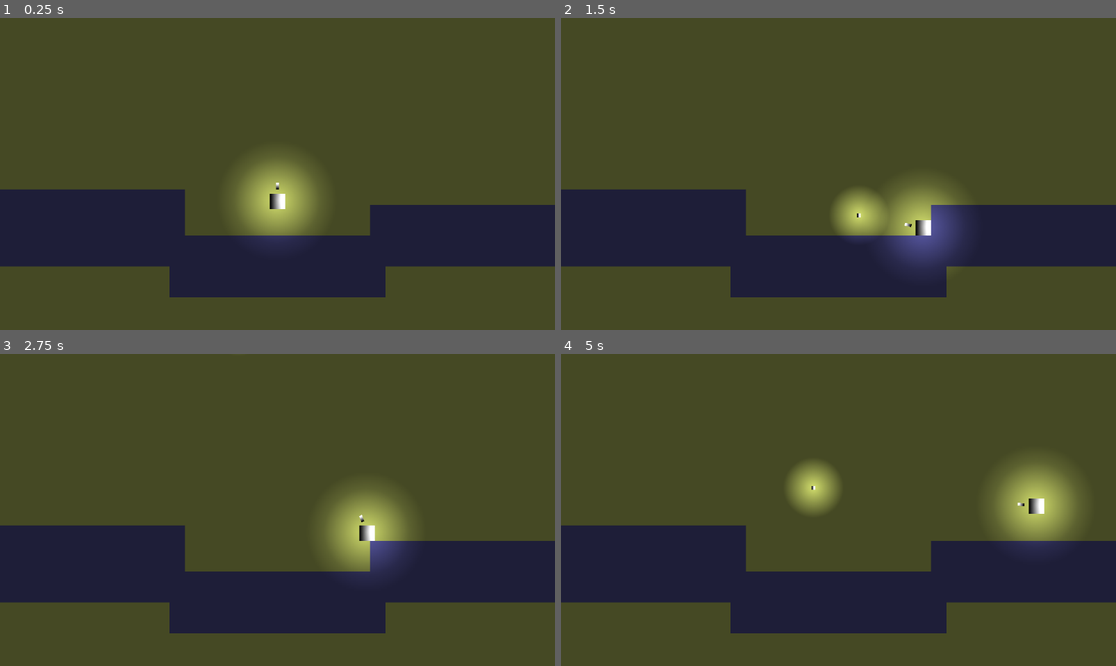
Above: before the commit, frames 1-4 (two rows, left to right).
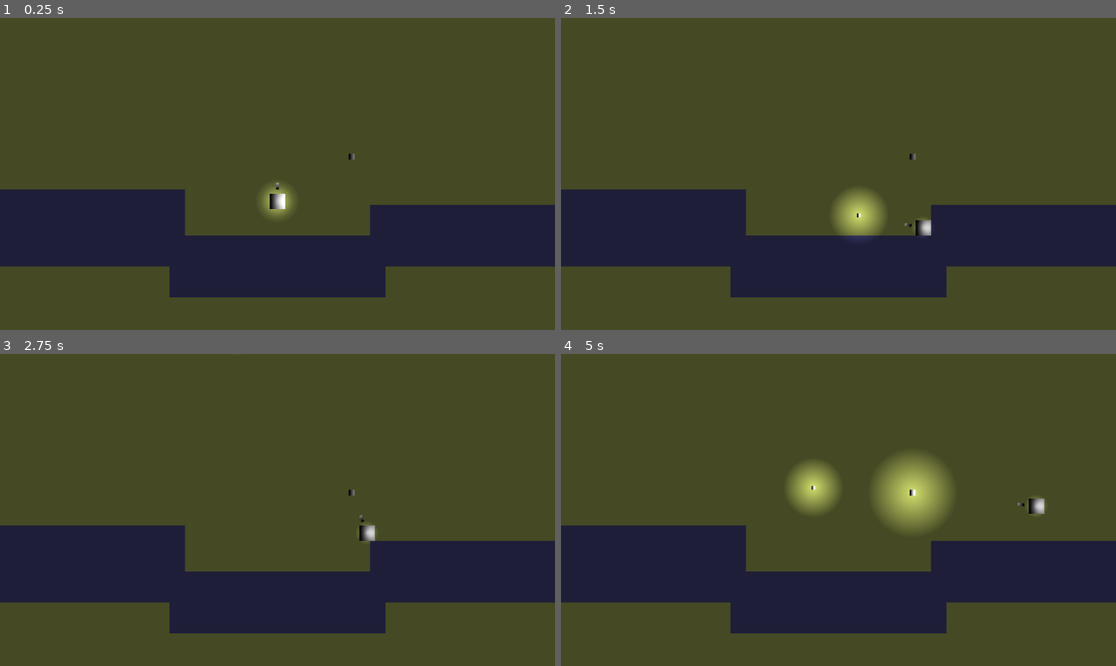
Above: after the commit, the same moments.

Repository: appellatebaton0/winter-zotjam-2026
Game: Godot game, scene res://scenes/main.tscn
The game is run twice, just before and just after one commit, with the same random seed, the same clock (stepped at 60 frames per second) and the same inputs.
Inputs (mouse positions are in pixels of both pictures, inside the frame that each line leads up to):
- Up to frame 1 (0.25 s): no input
- Up to frame 2 (1.5 s): tap Enter at 0.5 s; move the mouse to (960, 158) at 0.52 s; hold D (Right) from 0.53 s (still down); tap Q (Fire) at 0.6, 1.35 s; tap Space (Jump) at 0.77 s; move the mouse to (727, 189) at 1.27 s
- Up to frame 3 (2.75 s): tap Space (Jump) at 1.52 s; move the mouse to (333, 441) at 2.02 s; release D (Right) at 2.03 s; hold A (Left) from 2.03 s (still down); tap Q (Fire) at 2.1 s
- Up to frame 4 (5 s): move the mouse to (810, 572) at 2.77 s; release A (Left) at 2.78 s; hold D (Right) 2.78-4.28 s; tap Q (Fire) at 2.85, 3.6, 4.35 s; tap Space (Jump) at 3.02, 3.77, 4.52 s; move the mouse to (1005, 556) at 3.52 s; move the mouse to (672, 463) at 4.27 s; hold A (Left) from 4.28 s (still down)

The runs differ from the first frame. In frame 1, 3.3% of the frame differs, in the area x 42-64%, y 43-72%; in frame 2, 3.2%; in frame 3, 3.3%; in frame 4, 5.9%, in the area x 56-94%, y 32-62%.

Commit message:
h0.6 - Lights
Made a working version of the Lights.

Diff:
--- a/project.godot
+++ b/project.godot
@@ -22,6 +22,7 @@
 [global_group]
 
 Level=""
+Player=""
 
 [input]
 
--- /dev/null
+++ b/scenes/light.tscn
@@ -0,0 +1,46 @@
+[gd_scene load_steps=8 format=3 uid="uid://yl56sogkhuv3"]
+
+[ext_resource type="Script" uid="uid://mp07pimhmyp5" path="res://scripts/light.gd" id="1_24oxn"]
+
+[sub_resource type="CircleShape2D" id="CircleShape2D_24oxn"]
+radius = 42.426407
+
+[sub_resource type="CircleShape2D" id="CircleShape2D_cur4t"]
+radius = 11.0
+
+[sub_resource type="Gradient" id="Gradient_cur4t"]
+
+[sub_resource type="GradientTexture2D" id="GradientTexture2D_24oxn"]
+gradient = SubResource("Gradient_cur4t")
+width = 6
+height = 6
+use_hdr = true
+
+[sub_resource type="Gradient" id="Gradient_2e2gu"]
+colors = PackedColorArray(1, 1, 1, 1, 0, 0, 0, 1)
+
+[sub_resource type="GradientTexture2D" id="GradientTexture2D_ky1i4"]
+gradient = SubResource("Gradient_2e2gu")
+fill = 1
+fill_from = Vector2(0.5, 0.5)
+fill_to = Vector2(0.5, 0)
+
+[node name="Light" type="Area2D"]
+script = ExtResource("1_24oxn")
+
+[node name="CollisionShape2D" type="CollisionShape2D" parent="."]
+shape = SubResource("CircleShape2D_24oxn")
+
+[node name="LightHit" type="Area2D" parent="."]
+
+[node name="CollisionShape2D" type="CollisionShape2D" parent="LightHit"]
+shape = SubResource("CircleShape2D_cur4t")
+
+[node name="Sprite2D" type="Sprite2D" parent="."]
+texture = SubResource("GradientTexture2D_24oxn")
+
+[node name="PointLight2D" type="PointLight2D" parent="."]
+texture = SubResource("GradientTexture2D_ky1i4")
+texture_scale = 1.5
+
+[connection signal="area_entered" from="LightHit" to="." method="_on_hit_area_entered"]
--- a/scenes/main.tscn
+++ b/scenes/main.tscn
@@ -1,7 +1,8 @@
-[gd_scene load_steps=5 format=4 uid="uid://b01gj26t2h5w"]
+[gd_scene load_steps=6 format=4 uid="uid://b01gj26t2h5w"]
 
 [ext_resource type="PackedScene" uid="uid://dibn36a50scbs" path="res://scenes/player.tscn" id="1_o5qli"]
 [ext_resource type="Texture2D" uid="uid://ev82jq40fpv4" path="res://assets/textures/tileset.png" id="2_0wfyh"]
+[ext_resource type="PackedScene" uid="uid://yl56sogkhuv3" path="res://scenes/light.tscn" id="3_sugp2"]
 
 [sub_resource type="TileSetAtlasSource" id="TileSetAtlasSource_sugp2"]
 texture = ExtResource("2_0wfyh")
@@ -30,5 +31,8 @@
 [node name="Camera2D" type="Camera2D" parent="."]
 zoom = Vector2(2, 2)
 
+[node name="Light" parent="." instance=ExtResource("3_sugp2")]
+position = Vector2(77, -18)
+
 [node name="CanvasModulate" type="CanvasModulate" parent="."]
 color = Color(0.48570347, 0.48570353, 0.48570347, 1)
--- a/scenes/player.tscn
+++ b/scenes/player.tscn
@@ -29,7 +29,7 @@
 fill_from = Vector2(0.49532712, 0.4906542)
 fill_to = Vector2(0.43925235, 0)
 
-[node name="Player" type="CharacterBody2D"]
+[node name="Player" type="CharacterBody2D" groups=["Player"]]
 script = ExtResource("1_3vyb7")
 
 [node name="CollisionShape2D" type="CollisionShape2D" parent="."]
--- a/scripts/bullet.gd
+++ b/scripts/bullet.gd
@@ -1,5 +1,6 @@
 class_name Bullet extends Area2D
 
+@export var charge_amount := 1.0
 @export var speed := 7.0
 
 var direction:Vector2
--- /dev/null
+++ b/scripts/light.gd
@@ -0,0 +1,32 @@
+class_name Light extends Area2D
+
+@onready var player:Player = get_tree().get_first_node_in_group("Player")
+
+@onready var hit := $LightHit
+@onready var light := $PointLight2D
+
+@export var charge_amount := 2.0 # How long the light stays on for, at least.
+var charge_time := 0.0
+
+func change_light_state(to:bool) -> bool:
+	if light.enabled == to: return false
+
+	light.enabled = to
+	return true
+
+func _on_hit_area_entered(area: Area2D) -> void: if area is Bullet:
+
+	charge_time = charge_amount * area.charge_amount
+
+	change_light_state(true)
+
+func _process(delta: float) -> void:
+	if charge_time == 0:
+		change_light_state(false)
+		charge_time = -1
+	elif charge_time > 0:
+		charge_time = move_toward(charge_time, 0, delta)
+
+
+	if get_overlapping_bodies().has(player) and light.enabled:
+		player.light_amount += delta * 2
--- a/scripts/player.gd
+++ b/scripts/player.gd
@@ -1,4 +1,9 @@
 class_name Player extends CharacterBody2D
+
+# Light
+
+var light_amount := 1.0
+@onready var light := $PointLight2D
 
 # Gun
 
@@ -61,7 +66,16 @@
 
 	move_and_slide()
 
-func _process(_delta: float) -> void:
+func _process(delta: float) -> void:
+
+	# Light
+
+	light_amount = move_toward(min(light_amount, 2.0), 0.0, delta)
+
+	light.texture_scale = clamp(light_amount, 0.4, 1.5)
+
+
+	# Gun
 
 	var mouse_pos := get_global_mouse_position()
 
Not shown, added: scripts/light.gd.uid
